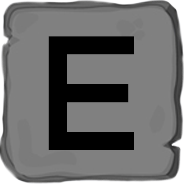
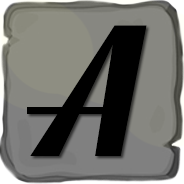
The second 184 × 184 image is a revision of the first. Changes to its layers:
renamed "E" to "A", painted on it over [27, 25, 147, 156]
added layer "Layer 12 copy" above "Layer 12" over [0, 0, 184, 160]
hid "Layer 12", moved it above "Layer 11" over [0, 0, 184, 160]
